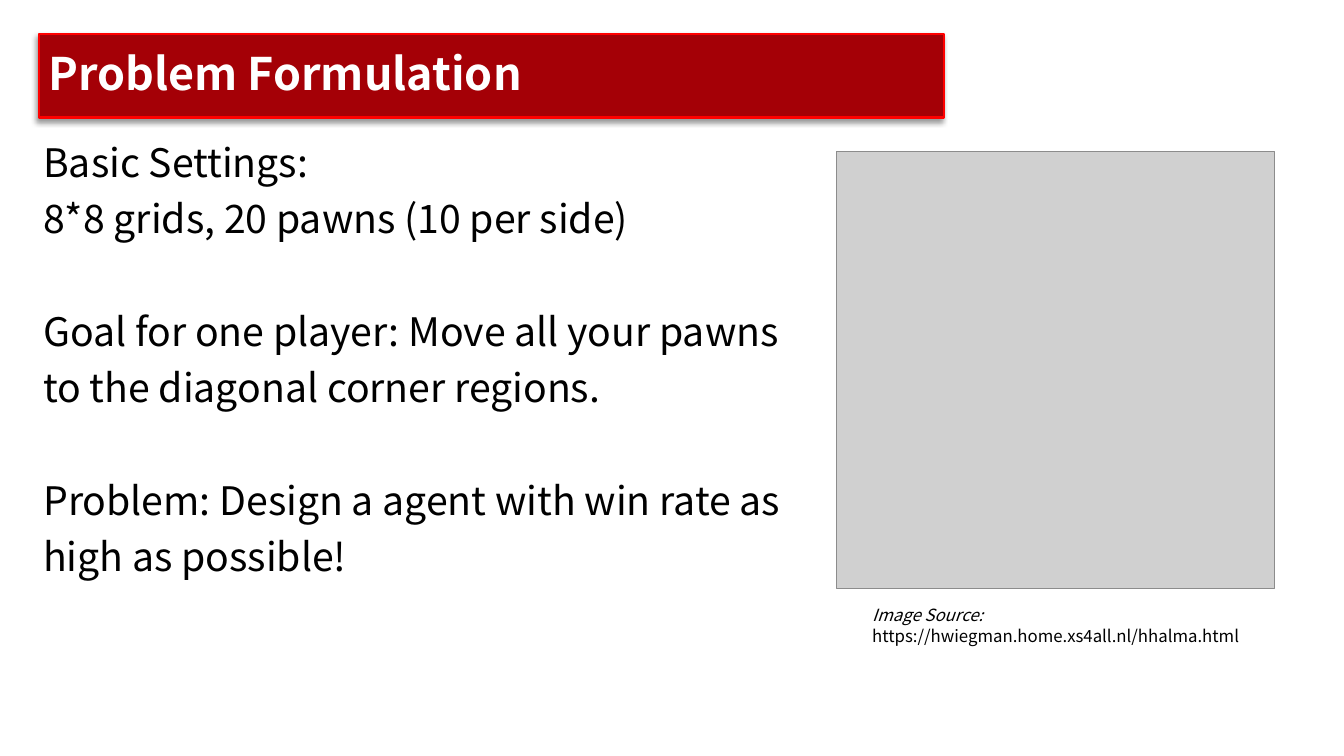
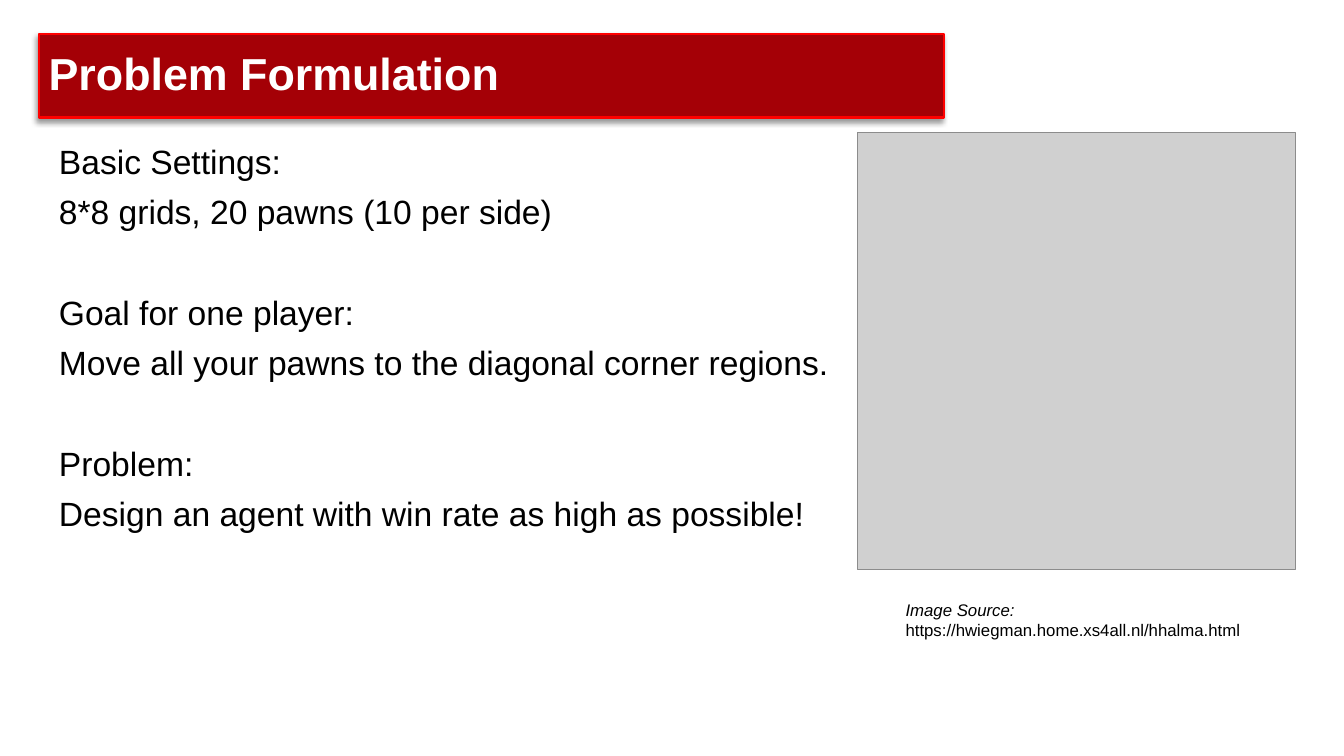
Before and after one commit to Github-Anderson/CS181-Project, a slide deck: slide 4 of presentation/proposal.pptx. Drawn at 1344x756 pixels with LibreOffice and Linux fonts; fonts in the diff are those of the drawing; grey boxes stand for pictures; background and template pictures are left out. Boxes give left, top, right and bottom in pixels: in the first picture for what was removed or moved away, otherwise in the second. Text is boxed around its words. In the diff, an @@ line names an element or a change of style, - is before the commit and + after.

```diff
--- a/presentation/proposal.pptx
+++ b/presentation/proposal.pptx
@@ title "Problem Formulation" at (x1=38, y1=34, x2=945, y2=118): font Noto Sans CJK SC to Arial @@
@@ text "Basic Settings:" moved from (x1=43, y1=146, x2=780, y2=581) to (x1=59, y1=149, x2=828, y2=533) @@
@@ text at (x1=59, y1=149, x2=552, y2=231): size 28 to 24 pt, font Noto Sans CJK SC to Arial in "Basic Settings:", "8*8 grids, 20 pawns (10 per side)" @@
@@ picture moved from (x1=837, y1=151, x2=1275, y2=588) to (x1=857, y1=132, x2=1296, y2=569) @@
@@ text at (x1=59, y1=300, x2=828, y2=533): text changed; size 28 to 24 pt; font Noto Sans CJK SC to Arial @@
-Goal for one player: Move all your pawns
-to the diagonal corner regions.
-Problem: Design a agent with win rate as
-high as possible!
+Goal for one player:
+Move all your pawns to the diagonal corner regions.
+Problem:
+Design an agent with win rate as high as possible!
@@ text "Image Source:" at (x1=906, y1=604, x2=1241, y2=640): font Noto Sans CJK SC to Arial @@
@@ text "Image Source:" moved from (x1=872, y1=608, x2=1239, y2=647) to (x1=906, y1=604, x2=1241, y2=640) @@
```
Also in this commit, not shown: 9 other slides changed, 1 other file.
